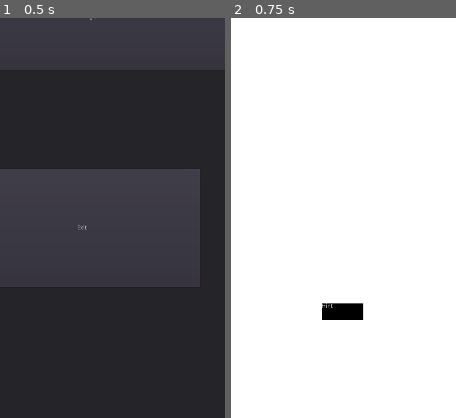
Above: before the commit, frames 1-2 (left to right).
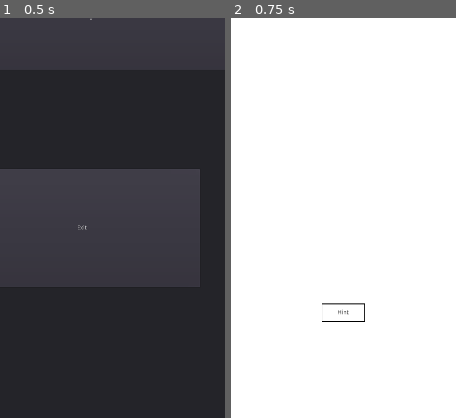
Above: after the commit, the same moments.

Repository: UnrealisticDino/sudoku
Game: Godot game, scene res://Scenes/MainMenu.tscn
The game is run twice, just before and just after one commit, with the same random seed, the same clock (stepped at 60 frames per second) and the same inputs.
Inputs:
- Up to frame 1 (0.5 s): no input
- Up to frame 2 (0.75 s): click "Start" at 0.5 s
The pictures show only the part of the screen within x 34-84%, y 50-100%; the shares and areas given below are measured in that part.

Frame 1 is identical in both runs. In frame 2, 0.8% of the frame differs, in the area x 40-60%, y 71-76%.

Commit message:
hint button ui update

Diff:
--- a/Scenes/PlayerInput.gd
+++ b/Scenes/PlayerInput.gd
@@ -4,29 +4,61 @@
 onready var Global = get_node("/root/Global")
 var SudokuSolver = preload("res://Scenes/SudokuSolver.gd").new()
 var hint_box
+var hint_box_outline
+var hint_label
+var is_hint_box_pressed = false
 
 func _ready():
+	# Create the outline for the hint box
+	hint_box_outline = ColorRect.new()
+	hint_box_outline.rect_min_size = Vector2(104, 44)  # Slightly larger than the hint_box
+	hint_box_outline.color = Global.grid_lines_color  # Set the outline color
+	add_child(hint_box_outline)
+
+	# Create the hint box
 	hint_box = ColorRect.new()
 	hint_box.rect_min_size = Vector2(100, 40)  # Set the size of the box
-	hint_box.color = Global.game_placed_digit_color  # Set the color from Global.gd
-	add_child(hint_box)
+	hint_box.color = Color(1, 1, 1, 1)  # Set the color to white
+	hint_box.rect_position = Vector2(2, 2)  # Position it within the outline
+	hint_box_outline.add_child(hint_box)  # Add hint_box as a child of the outline
 
-	var hint_label = Label.new()
+	# Create the label
+	hint_label = Label.new()
 	hint_label.text = "Hint"
 	hint_label.rect_min_size = Vector2(100, 40)
+	hint_label.align = Label.ALIGN_CENTER  # Center align horizontally
+	hint_label.valign = Label.VALIGN_CENTER  # Center align vertically
+	hint_label.add_color_override("font_color", Global.game_placed_digit_color)  # Set the text color to green
 	hint_box.add_child(hint_label)
 
 func _input(event):
-	if event is InputEventMouseButton and event.pressed:
+	if event is InputEventMouseButton or event is InputEventMouseMotion:
 		var mouse_pos = event.position
-		print("Mouse clicked at: ", mouse_pos)  # Debugging
-		if hint_box.rect_global_position.x < mouse_pos.x and mouse_pos.x < hint_box.rect_global_position.x + hint_box.rect_min_size.x:
-			if hint_box.rect_global_position.y < mouse_pos.y and mouse_pos.y < hint_box.rect_global_position.y + hint_box.rect_min_size.y:
-				print("Hint box clicked")  # Debugging
-				hint_box.color = Global.selected_cell_color  # Change color when pressed
+		var is_mouse_over_hint_box = hint_box_outline.rect_global_position.x < mouse_pos.x and mouse_pos.x < hint_box_outline.rect_global_position.x + hint_box_outline.rect_min_size.x and hint_box_outline.rect_global_position.y < mouse_pos.y and mouse_pos.y < hint_box_outline.rect_global_position.y + hint_box_outline.rect_min_size.y
+
+		if event is InputEventMouseButton:
+			if event.pressed and is_mouse_over_hint_box:
+				is_hint_box_pressed = true
+				_swap_colors()
 				_on_HintBox_pressed()
+			elif not event.pressed and is_hint_box_pressed:
+				is_hint_box_pressed = false
+				if is_mouse_over_hint_box:
+					_swap_colors()
+		elif event is InputEventMouseMotion:
+			if is_hint_box_pressed and not is_mouse_over_hint_box:
+				is_hint_box_pressed = false
+				_swap_colors()
+
+func _swap_colors():
+	if is_hint_box_pressed:
+		hint_box.color = Global.game_placed_digit_color
+		hint_label.add_color_override("font_color", Color(1, 1, 1, 1))
+	else:
+		hint_box.color = Color(1, 1, 1, 1)
+		hint_label.add_color_override("font_color", Global.game_placed_digit_color)
 
 func _on_HintBox_pressed():
 	print("Hint box pressed function triggered")  # Debugging
 	SudokuSolver.solve(Global.puzzle, Global.filled_sudoku, "PlayerInput")
-	hint_box.color = Global.game_placed_digit_color  # Reset color after action
+	yield(get_tree().create_timer(1.0), "timeout")  # Wait for 1 second
Not shown, changed: Moves_Made/moves.txt
